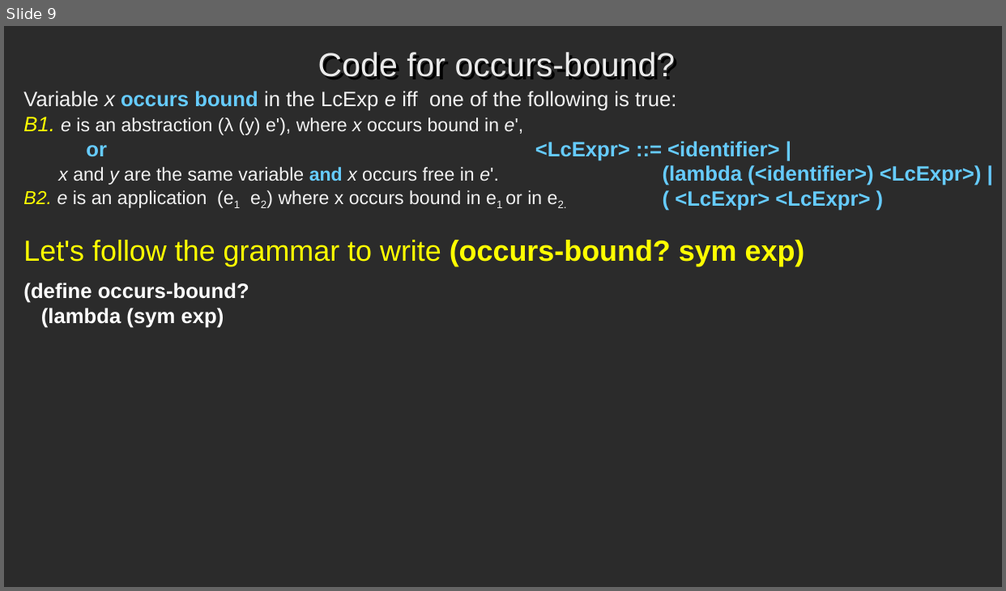
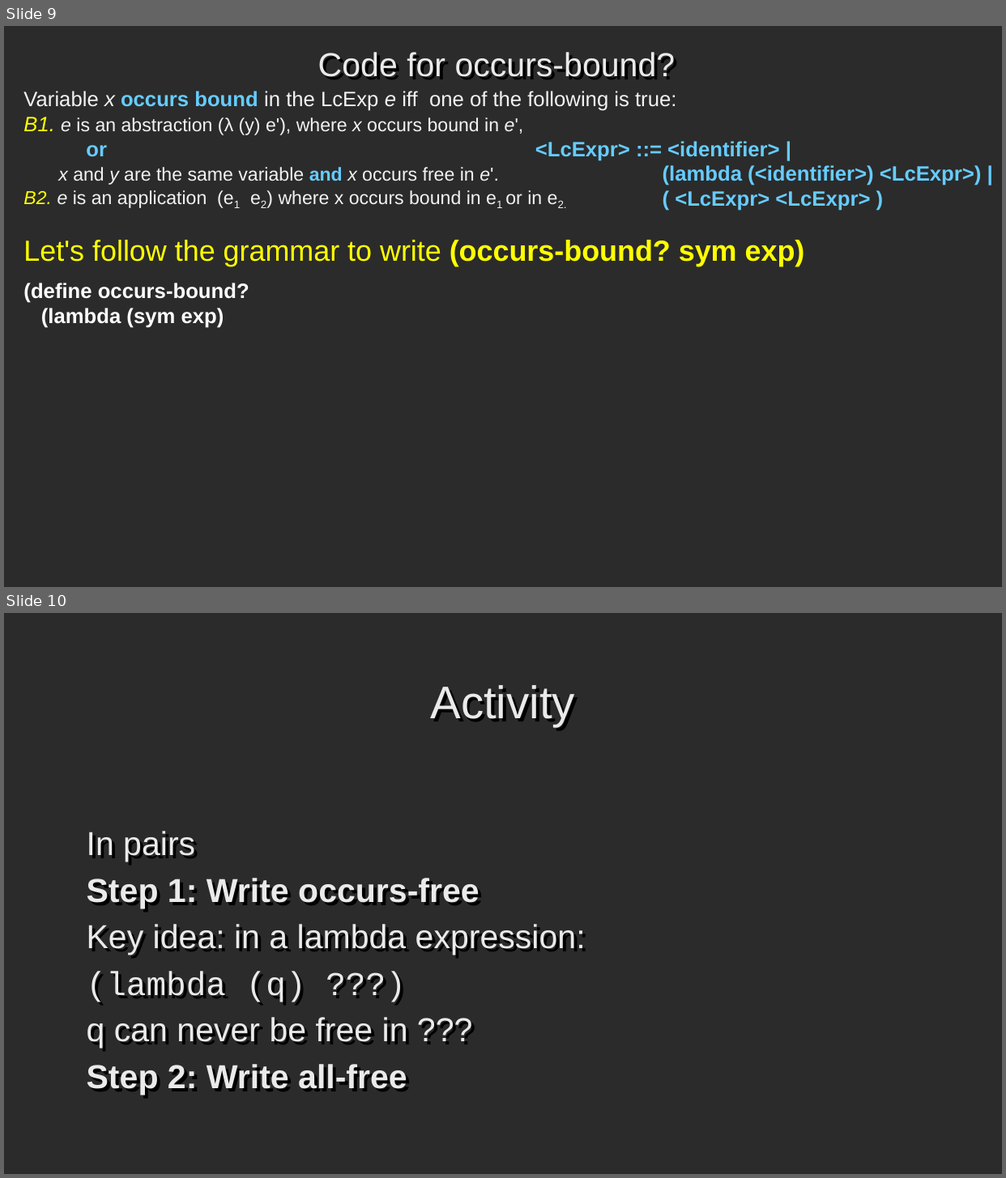
Before and after one commit to RHIT-CSSE/csse304, a slide deck: ClassMaterials/OccursBound/12-OccursBound-LexAddr-reverse.pptx. Shown one above the other, each under a label of ours: slide 9 before the commit, slides 9 and 10 after it. The pictures are 1006x591 and 1006x1178 pixels, drawn with LibreOffice and Linux fonts; fonts in the diff are those of the drawing; background and template pictures are left out; a plain dark background stands for a picture behind light text. Boxes give left, top, right and bottom in pixels: in the first picture for what was removed or moved away, otherwise in the second. Text is boxed around its words. In the diff, an @@ line names an element or a change of style, - is before the commit and + after.

Commit message:
new activity, no more lexical address

```diff
--- a/ClassMaterials/OccursBound/12-OccursBound-LexAddr-reverse.pptx
+++ b/ClassMaterials/OccursBound/12-OccursBound-LexAddr-reverse.pptx
@@ slide 10 added at (x1=4, y1=613, x2=1002, y2=1174), background picture (left out) @@
@@ title added at (x1=430, y1=685, x2=575, y2=726), 44 pt, text #EAEAEA @@
+Activity
@@ text added at (x1=87, y1=831, x2=586, y2=1095), 32 pt, text #EAEAEA @@
+In pairs
+Step 1: Write occurs-free
+Key idea: in a lambda expression:
+(lambda (q) ???)
+q can never be free in ???
+Step 2: Write all-free
```
Also in this commit, not shown: 1 slide changed, 7 slides removed, 3 other files.
